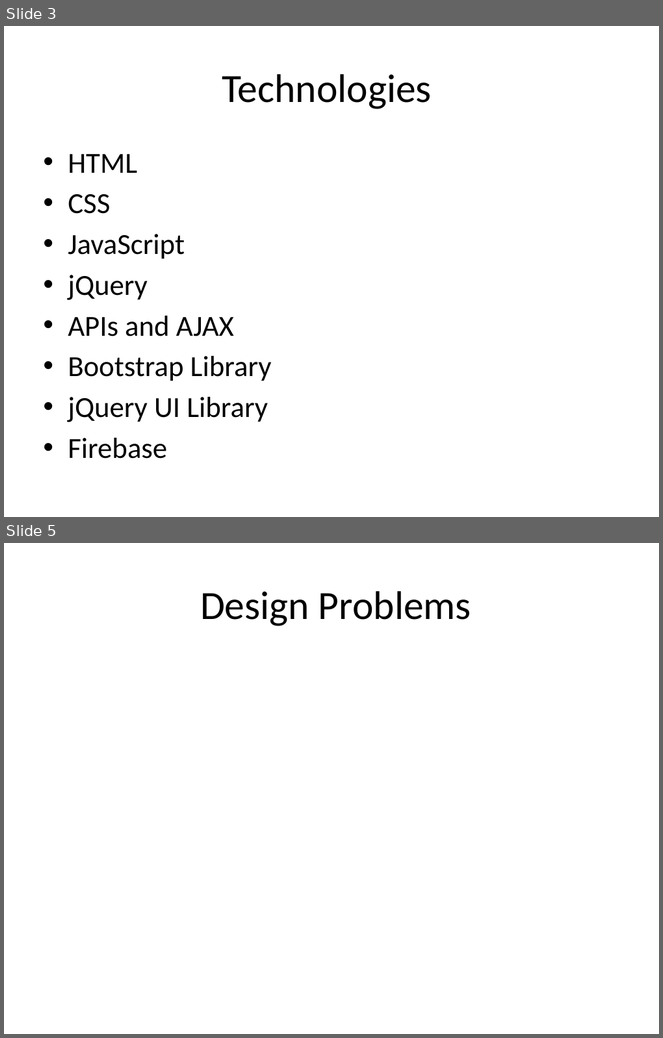
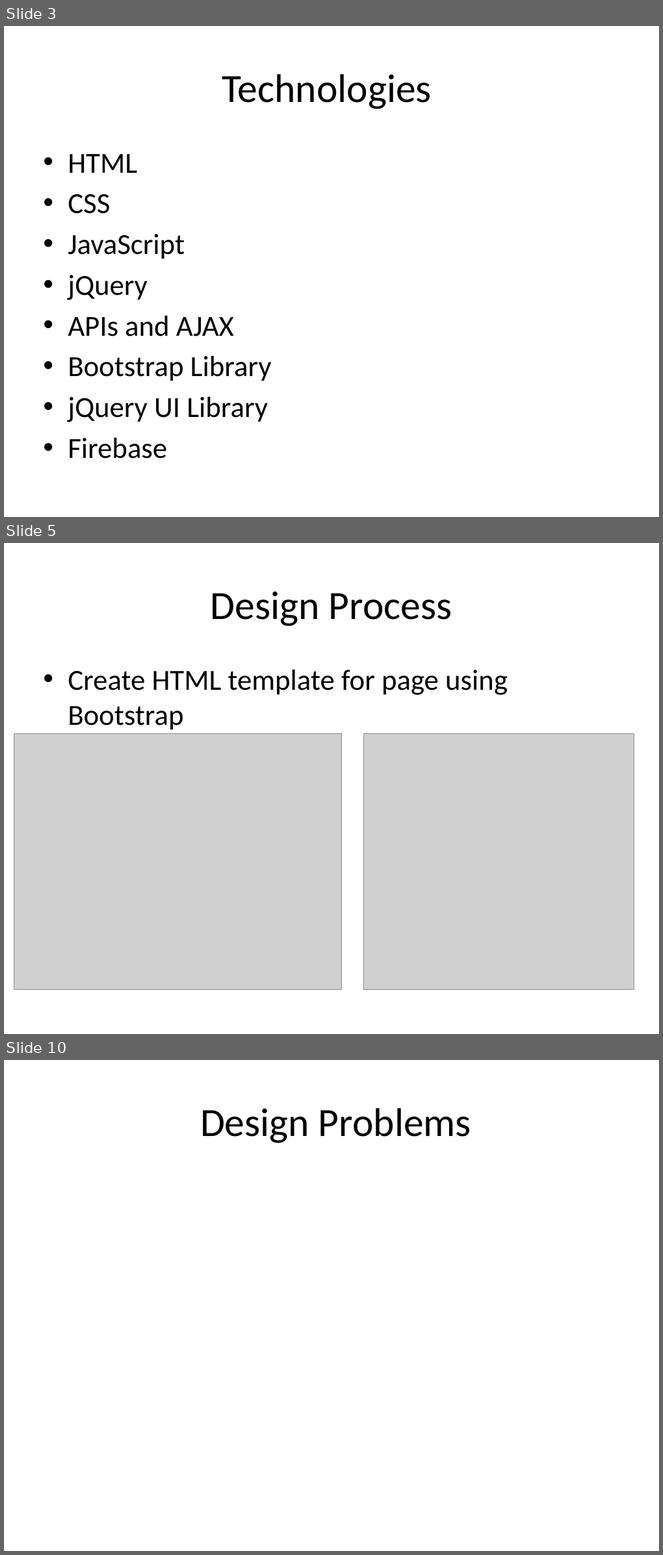
Before and after one commit to taddes/Project-1-Travel-App, a slide deck: Presentation1MyTravel.pptx. Shown one above the other, each under a label of ours: slides 3 and 5 before the commit, slides 3, 5 and 10 after it; the slides between them are not shown. The pictures are 663x1038 and 663x1555 pixels, drawn with LibreOffice and Linux fonts; fonts in the diff are those of the drawing; grey boxes stand for pictures; background and template pictures are left out. Boxes give left, top, right and bottom in pixels: in the first picture for what was removed or moved away, otherwise in the second. Text is boxed around its words. In the diff, an @@ line names an element or a change of style, - is before the commit and + after.

```diff
--- a/Presentation1MyTravel.pptx
+++ b/Presentation1MyTravel.pptx
@@ slide 5 added at bbox=[4, 543, 659, 1034], background picture (left out) @@
@@ title added at bbox=[211, 591, 452, 626], 44 pt, text #000000 @@
+Design Process
@@ text added at bbox=[68, 670, 508, 730], 32 pt, text #000000 @@
+• Create HTML template for page using Bootstrap
@@ picture added at bbox=[14, 733, 341, 990] @@
@@ picture added at bbox=[363, 733, 634, 990] @@
@@ what was slide 5 is now slide 10 @@
```
Also in this commit, not shown: 2 slides changed, 4 other slides added, 3 other files.
